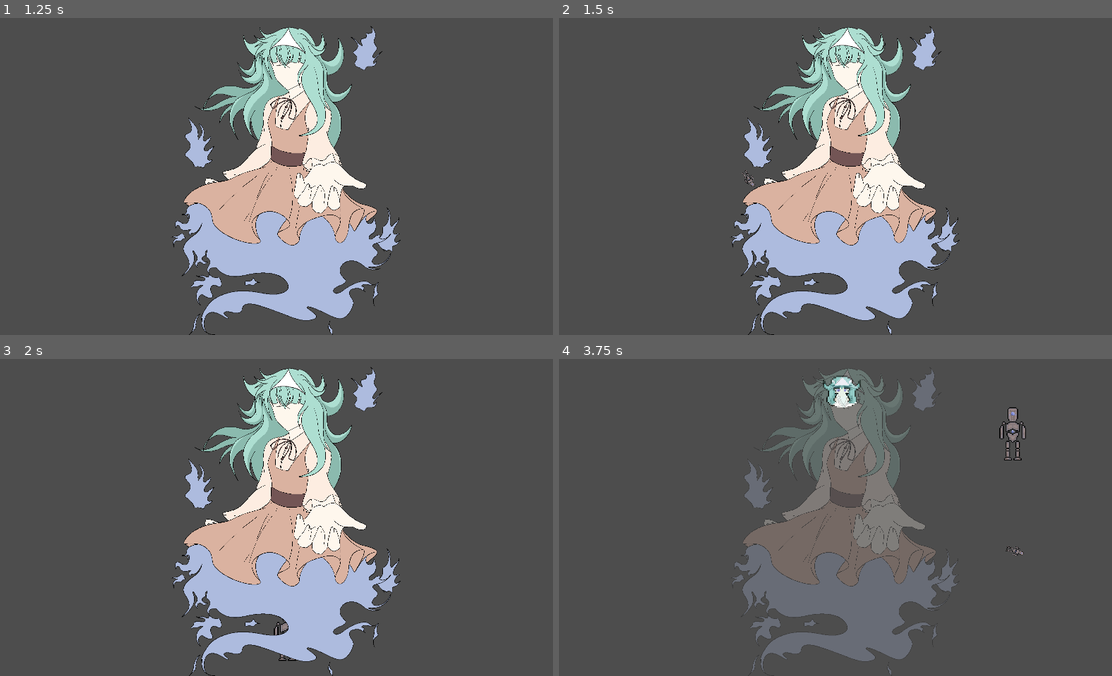
Above: before the commit, frames 1-4 (two rows, left to right).
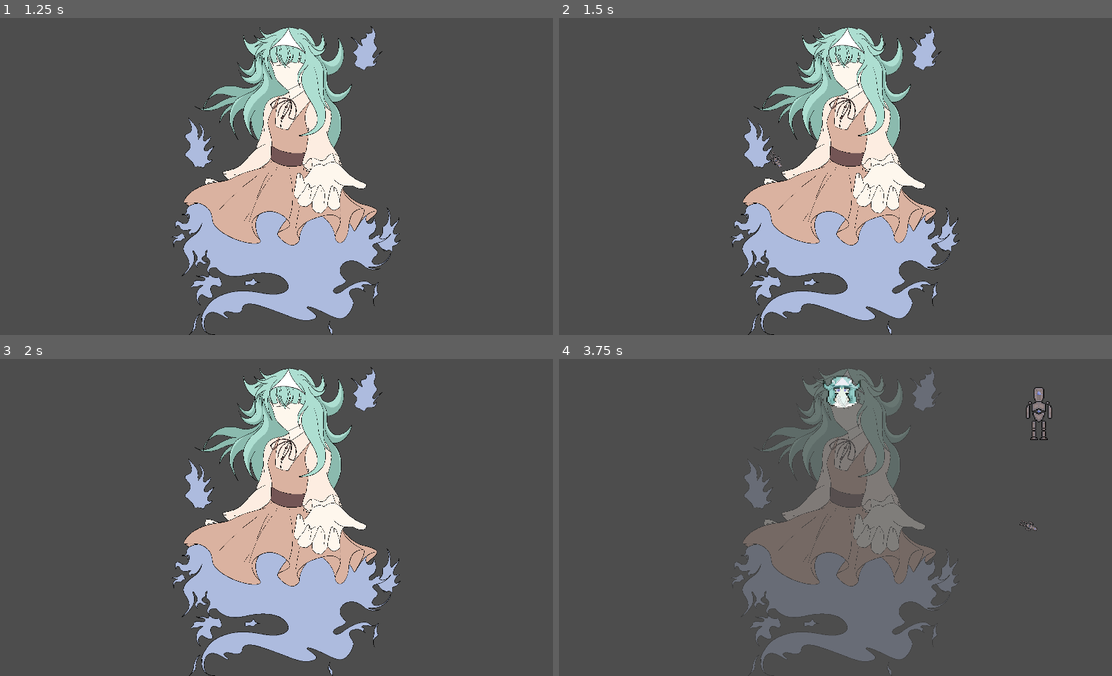
Above: after the commit, the same moments.

Repository: DIceEvYo/LeftToProtect
Game: Godot game, scene res://Levels/ghost_level.tscn
The game is run twice, just before and just after one commit, with the same random seed, the same clock (stepped at 60 frames per second) and the same inputs. This scene is started directly instead of the project's main scene.
Inputs (mouse positions are in pixels of both pictures, inside the frame that each line leads up to):
- Up to frame 1 (1.25 s): move the mouse to (403, 160) at 0.52 s; hold Right (right) from 0.53 s (still down); tap Space (shoot) at 0.6 s
- Up to frame 2 (1.5 s): move the mouse to (730, 192) at 1.27 s; release Right (right) at 1.28 s; hold Down (down) from 1.28 s (still down); tap Space (shoot) at 1.35 s
- Up to frame 3 (2 s): keep holding Down (down)
- Up to frame 4 (3.75 s): move the mouse to (896, 447) at 2.02 s; release Down (down) at 2.03 s; hold Right (right) 2.03-2.78 s; tap Space (shoot) at 2.1, 2.85, 3.6 s; move the mouse to (813, 580) at 2.77 s; hold Up (up) 2.78-3.53 s; move the mouse to (1012, 565) at 3.52 s; hold Left (left) from 3.53 s (still down)

Frame 1 is identical in both runs. In frame 2, less than 0.1% of the frame differs, in the area x 33-41%, y 42-54%; in frame 3, 0.1%; in frame 4, 0.8%, in the area x 79-90%, y 8-62%.

Commit message:
Adjusted Ghost to work like Maid (temp).

Diff:
--- a/Ghost/GhostBullet.tscn
+++ b/Ghost/GhostBullet.tscn
@@ -20,6 +20,8 @@
 
 [node name="GhostBullet" type="RigidBody2D"]
 position = Vector2(78, 55)
+collision_layer = 16
+collision_mask = 2
 script = ExtResource("1_n4mtc")
 metadata/_edit_group_ = true
 
--- a/Ghost/Scripts/Ghost.gd
+++ b/Ghost/Scripts/Ghost.gd
@@ -8,6 +8,8 @@
 var screen_size #Size of game window
 var waiting = true
 var angle = 0
+# Temporary health variable.
+var health = 100
 
 #Time specific Variables
 #Dir Change
@@ -148,3 +150,23 @@
 	var gbullet = GhostBullet.instantiate()
 	gbullet.position.y = position.y
 	gbullet.position.x = position.x - 10
+
+
+# When called, kills maid.
+func kill():
+	get_tree().reload_current_scene()
+
+
+func take_damage() -> void:
+	print("Ghost health: ", health)
+	health -= 10
+
+
+func _on_area_2d_body_entered(body: Node2D) -> void:
+	if "Bullet" == body.name:
+		# Reduce health.
+		take_damage()
+
+	# Calls for player to take damage.
+	elif "Player" == body.name:
+		body.take_damage()
--- a/Levels/ghost_level.tscn
+++ b/Levels/ghost_level.tscn
@@ -86,16 +86,21 @@
 [node name="Ghost" type="RigidBody2D" parent="."]
 position = Vector2(960, 111)
 scale = Vector2(0.936, 1)
-collision_mask = 0
+collision_layer = 8
+collision_mask = 5
 gravity_scale = 0.0
 script = ExtResource("2_6m41i")
 metadata/_edit_group_ = true
 
-[node name="AnimatedSprite2D" type="AnimatedSprite2D" parent="Ghost"]
+[node name="Area2D" type="Area2D" parent="Ghost"]
+collision_layer = 8
+collision_mask = 5
+
+[node name="AnimatedSprite2D" type="AnimatedSprite2D" parent="Ghost/Area2D"]
 scale = Vector2(4.5, 4.5)
 sprite_frames = SubResource("SpriteFrames_n1vui")
 
-[node name="CollisionShape2D" type="CollisionShape2D" parent="Ghost"]
+[node name="CollisionShape2D" type="CollisionShape2D" parent="Ghost/Area2D"]
 light_mask = 0
 position = Vector2(3.2052, 0)
 scale = Vector2(4.55263, -4.94242)
@@ -126,6 +131,7 @@
 [node name="WaitTimer" type="Timer" parent="."]
 
 [connection signal="body_entered" from="Ghost" to="Ghost" method="_on_body_entered"]
+[connection signal="body_entered" from="Ghost/Area2D" to="Ghost" method="_on_area_2d_body_entered"]
 [connection signal="timeout" from="Ghost/Timer" to="Ghost" method="_on_timer_timeout"]
 [connection signal="timeout" from="Ghost/Timer2" to="Ghost" method="_on_timer_2_timeout"]
 [connection signal="timeout" from="Ghost/WaitTimer" to="Ghost" method="_on_timer_3_timeout"]
--- a/node_2d.tscn
+++ b/node_2d.tscn
@@ -17,7 +17,7 @@
 }]
 
 [sub_resource type="CapsuleShape2D" id="CapsuleShape2D_gksph"]
-radius = 54.4872
+radius = 54.487
 height = 108.974
 
 [node name="MaidLevel" type="Node2D"]
Not shown: 1 places in Ghost/GhostBullet.tscn that only renumber resources
